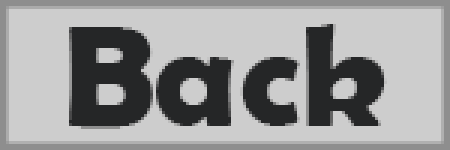
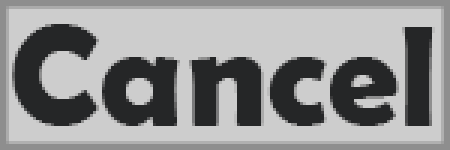
Layered file, before and after one edit (450 × 150). Changes by layer:
added layer "Cancel" above "Custom server" over [12, 24, 435, 126]
hid "Back" over [69, 24, 387, 129]
